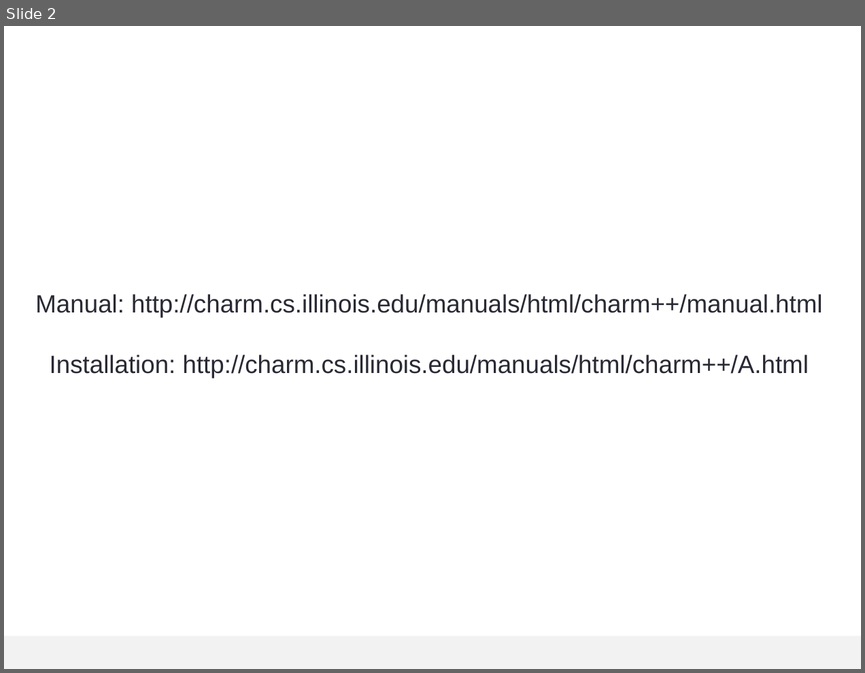
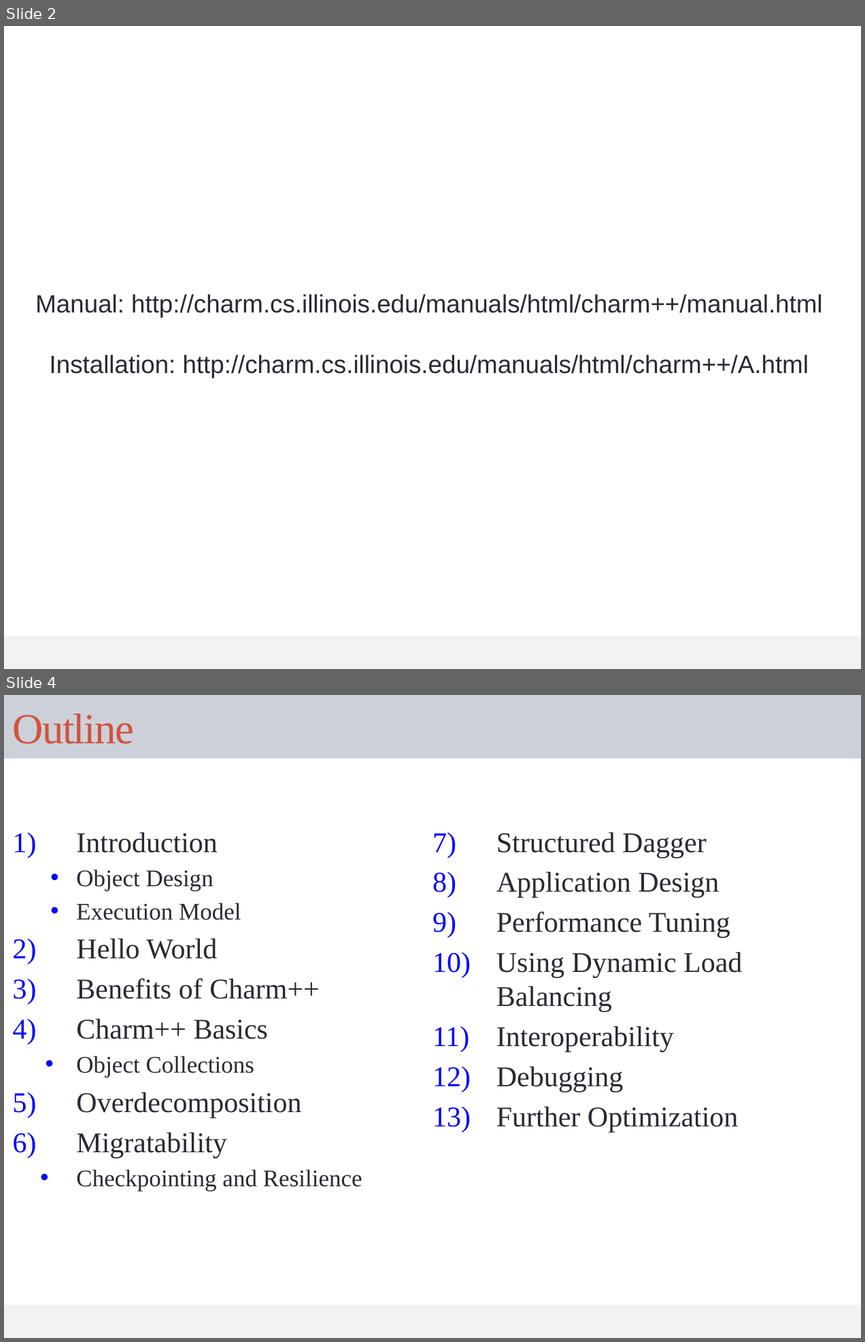
Before and after one commit to UIUC-PPL/charm_tutorial, a slide deck: tutorial.pptx. Shown one above the other, each under a label of ours: slide 2 before the commit, slides 2 and 4 after it; the slides between them are not shown. The pictures are 865x673 and 865x1342 pixels, drawn with LibreOffice and Linux fonts; fonts in the diff are those of the drawing. Boxes give left, top, right and bottom in pixels: in the first picture for what was removed or moved away, otherwise in the second. Text is boxed around its words. In the diff, an @@ line names an element or a change of style, - is before the commit and + after.

```diff
--- a/tutorial.pptx
+++ b/tutorial.pptx
@@ slide 4 added at [4, 695, 861, 1338], background #FFFFFF; not listed: 1 template element that a slide beside it also shows @@
@@ title added at [4, 695, 861, 758], fill #CCD1D9, 36 pt, text #D2533C @@
+Outline
@@ text added at [76, 832, 742, 1191], 24 pt, text #292934 @@
+1) Introduction
+  • Object Design
+  • Execution Model
+2) Hello World
+3) Benefits of Charm++
+4) Charm++ Basics
+  • Object Collections
+5) Overdecomposition
+6) Migratability
+  • Checkpointing and Resilience
+7) Structured Dagger
+8) Application Design
+9) Performance Tuning
+10) Using Dynamic Load Balancing
+11) Interoperability
+12) Debugging
+13) Further Optimization
```
Also in this commit, not shown: 33 slides changed, 6 other slides added.
